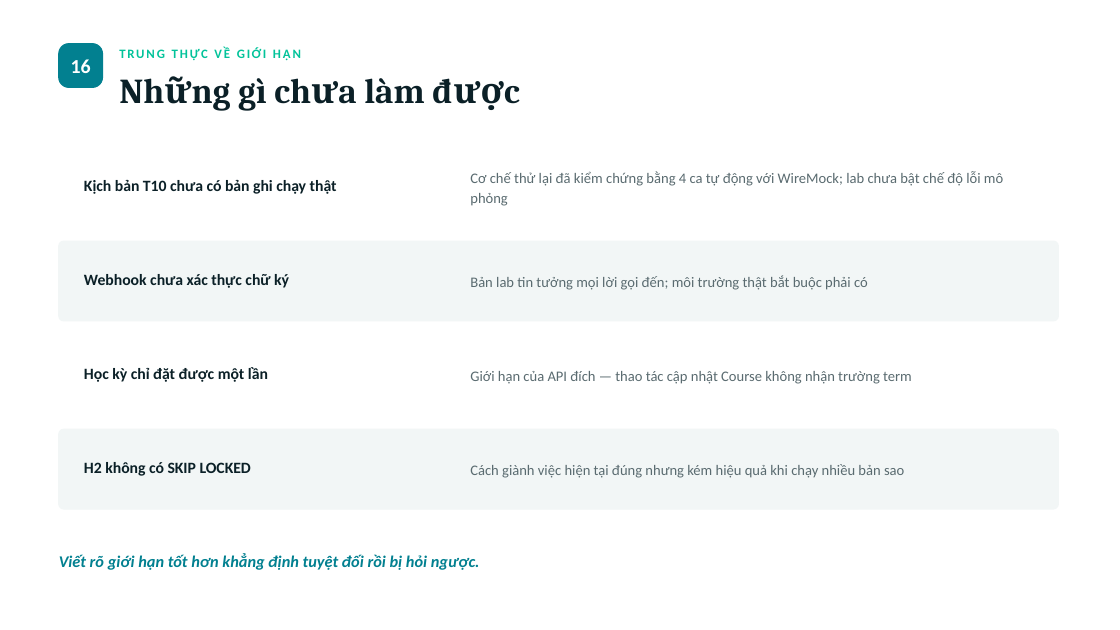
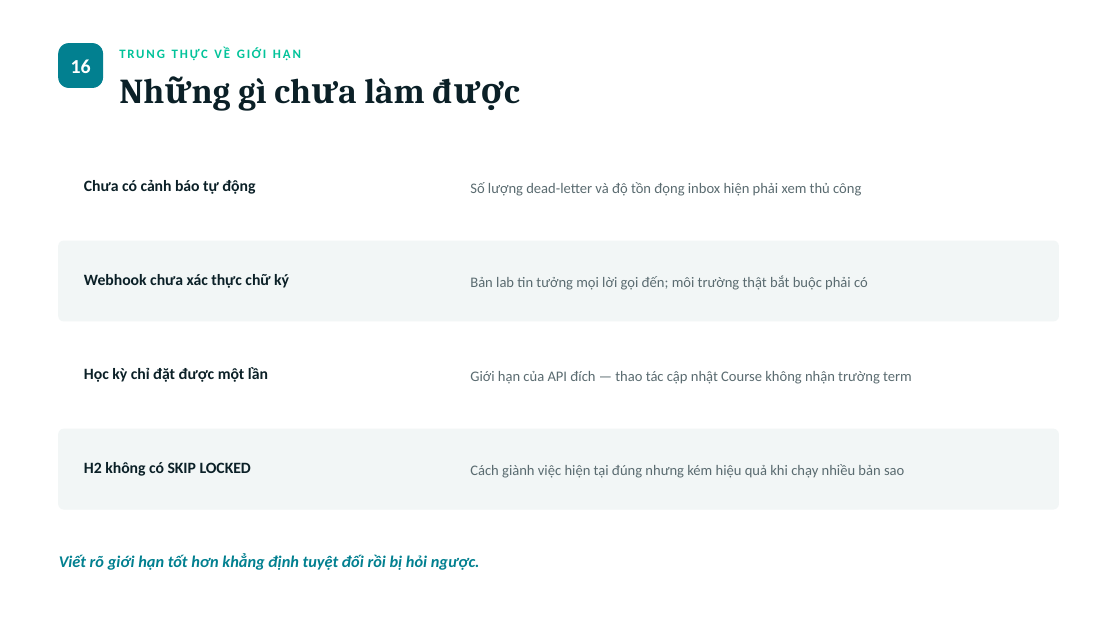
Before and after one commit to lethienloc2004/uni-integration-service, a slide deck: slide 19 of docs/Slide-BaoVe-Integration-Service.pptx. Drawn at 1120x630 pixels with LibreOffice and Linux fonts; fonts in the diff are those of the drawing. Boxes give left, top, right and bottom in pixels: in the first picture for what was removed or moved away, otherwise in the second. Text is boxed around its words. In the diff, an @@ line names an element or a change of style, - is before the commit and + after.

Commit message:
Cập nhật slide theo kết quả chạy thật T10: 12/12 kịch bản, thay hạn chế đã khắc phục

```diff
--- a/docs/Slide-BaoVe-Integration-Service.pptx
+++ b/docs/Slide-BaoVe-Integration-Service.pptx
@@ text at bbox=[84, 180, 255, 194]: text changed @@
-Kịch bản T10 chưa có bản ghi chạy thật
+Chưa có cảnh báo tự động
@@ text at bbox=[470, 182, 861, 196]: text changed @@
-Cơ chế thử lại đã kiểm chứng bằng 4 ca tự động với WireMock; lab chưa bật chế độ lỗi mô phỏng
+Số lượng dead-letter và độ tồn đọng inbox hiện phải xem thủ công
```
Also in this commit, not shown: 1 other slide changed.
